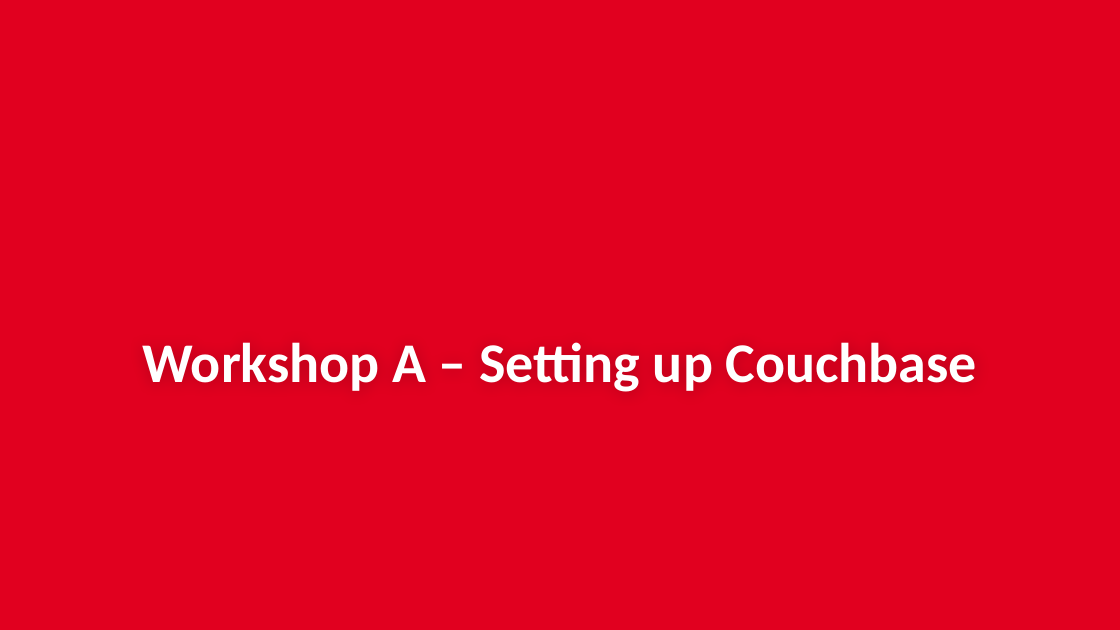
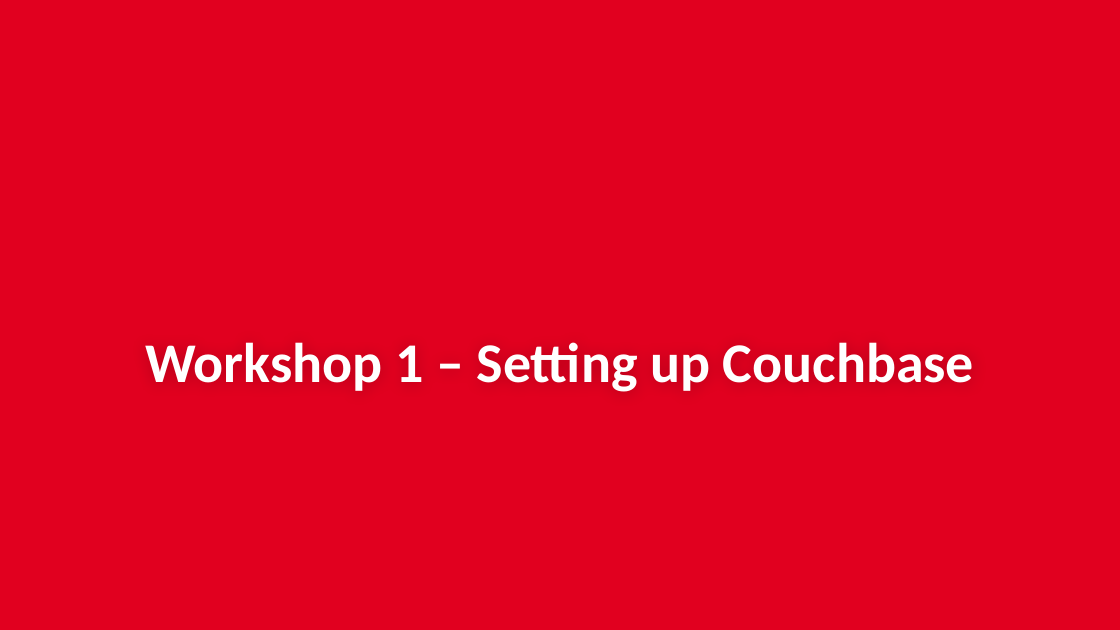
Before and after one commit to couchbaselabs/aspnet-nosql-workshop, a slide deck: slide 1 of 01/01.pptx. Drawn at 1120x630 pixels with LibreOffice and Linux fonts; fonts in the diff are those of the drawing; background and template pictures are left out. Boxes give left, top, right and bottom in pixels: in the first picture for what was removed or moved away, otherwise in the second. Text is boxed around its words. In the diff, an @@ line names an element or a change of style, - is before the commit and + after.

```diff
--- a/01/01.pptx
+++ b/01/01.pptx
@@ title at box(145, 342, 974, 392): text changed @@
-Workshop A – Setting up Couchbase
+Workshop 1 – Setting up Couchbase
```
Also in this commit, not shown: 2 other slides changed, 3 other files.
